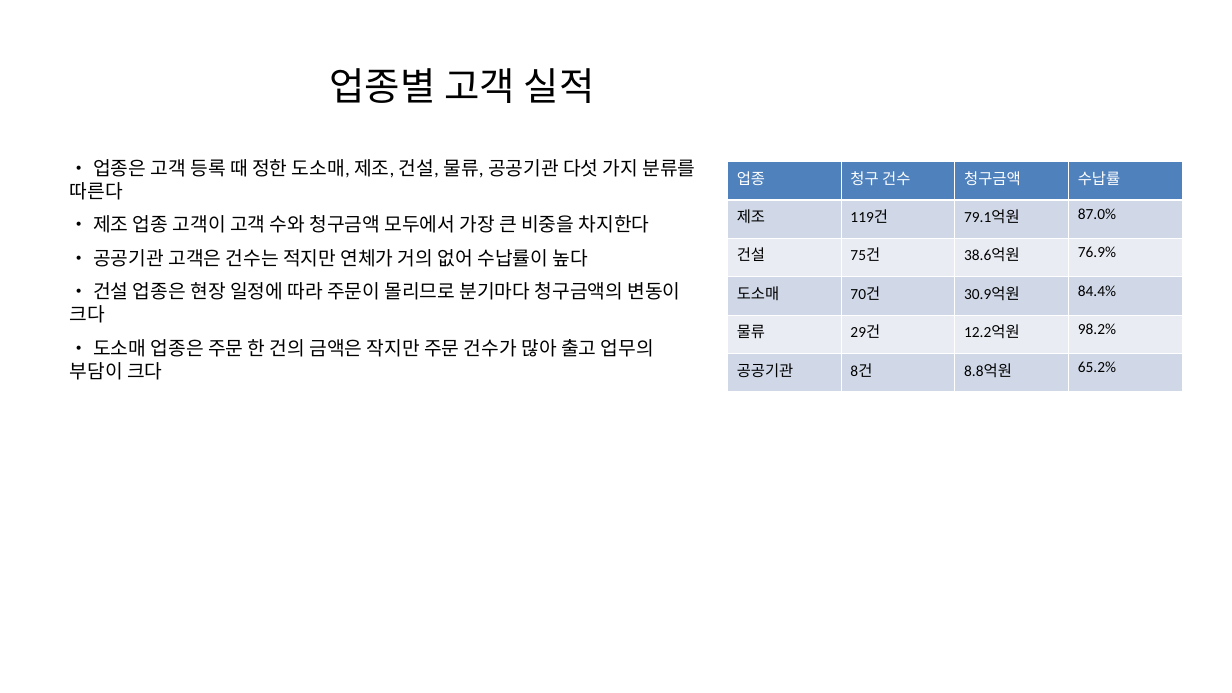
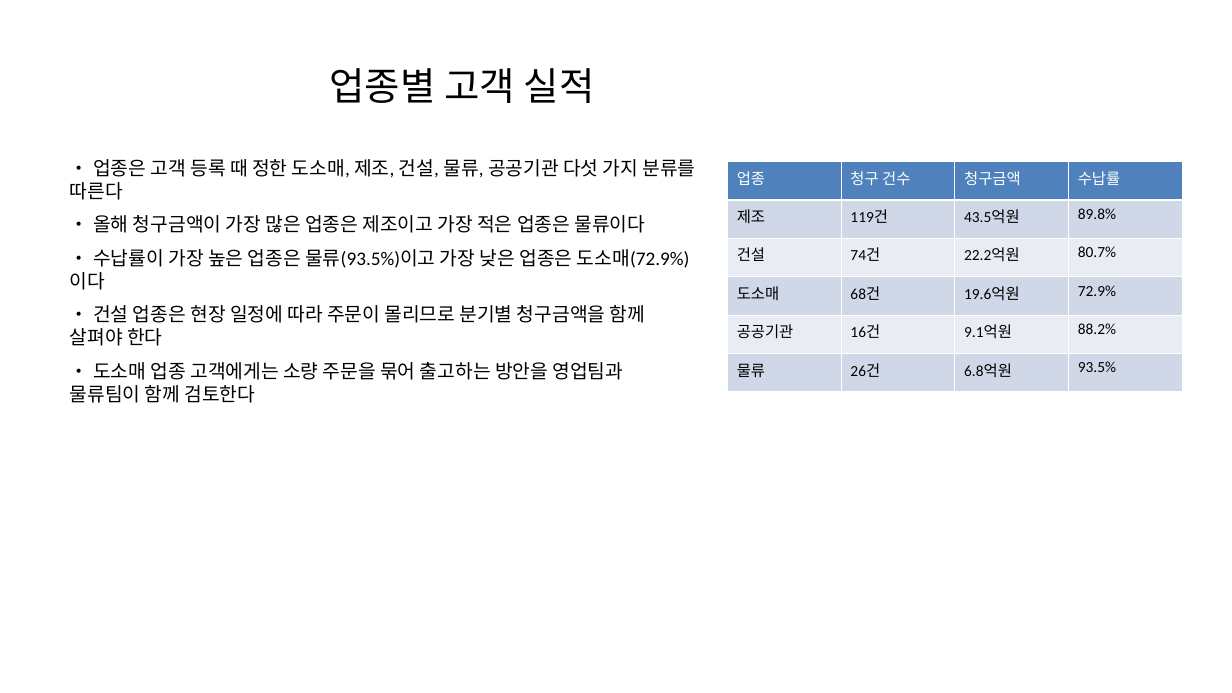
Before and after one commit to kimtoma/AutoOntology, a slide deck: slide 5 of samples/hanbit/documents/분기실적보고.pptx. Drawn at 1232x693 pixels with LibreOffice and Linux fonts; fonts in the diff are those of the drawing. Boxes give left, top, right and bottom in pixels: in the first picture for what was removed or moved away, otherwise in the second. Text is boxed around its words. In the diff, an @@ line names an element or a change of style, - is before the commit and + after.

```diff
--- a/samples/hanbit/documents/분기실적보고.pptx
+++ b/samples/hanbit/documents/분기실적보고.pptx
@@ table at (727, 162, 1182, 392) @@
-row 2, column 3: 79.1억원
+row 2, column 3: 43.5억원
-row 2, column 4: 87.0%
+row 2, column 4: 89.8%
-row 3: 건설 | 75건 | 38.6억원 | 76.9%
+row 3: 건설 | 74건 | 22.2억원 | 80.7%
-row 4: 도소매 | 70건 | 30.9억원 | 84.4%
+row 4: 도소매 | 68건 | 19.6억원 | 72.9%
-row 5: 물류 | 29건 | 12.2억원 | 98.2%
+row 5: 공공기관 | 16건 | 9.1억원 | 88.2%
-row 6: 공공기관 | 8건 | 8.8억원 | 65.2%
+row 6: 물류 | 26건 | 6.8억원 | 93.5%
@@ text at (70, 215, 690, 403): text changed @@
-• 제조 업종 고객이 고객 수와 청구금액 모두에서 가장 큰 비중을 차지한다
-• 공공기관 고객은 건수는 적지만 연체가 거의 없어 수납률이 높다
-• 건설 업종은 현장 일정에 따라 주문이 몰리므로 분기마다 청구금액의 변동이 크다
-• 도소매 업종은 주문 한 건의 금액은 작지만 주문 건수가 많아 출고 업무의 부담이 크다
+• 올해 청구금액이 가장 많은 업종은 제조이고 가장 적은 업종은 물류이다
+• 수납률이 가장 높은 업종은 물류(93.5%)이고 가장 낮은 업종은 도소매(72.9%)이다
+• 건설 업종은 현장 일정에 따라 주문이 몰리므로 분기별 청구금액을 함께 살펴야 한다
+• 도소매 업종 고객에게는 소량 주문을 묶어 출고하는 방안을 영업팀과 물류팀이 함께 검토한다
```
Also in this commit, not shown: 6 other slides changed, 34 other files.
